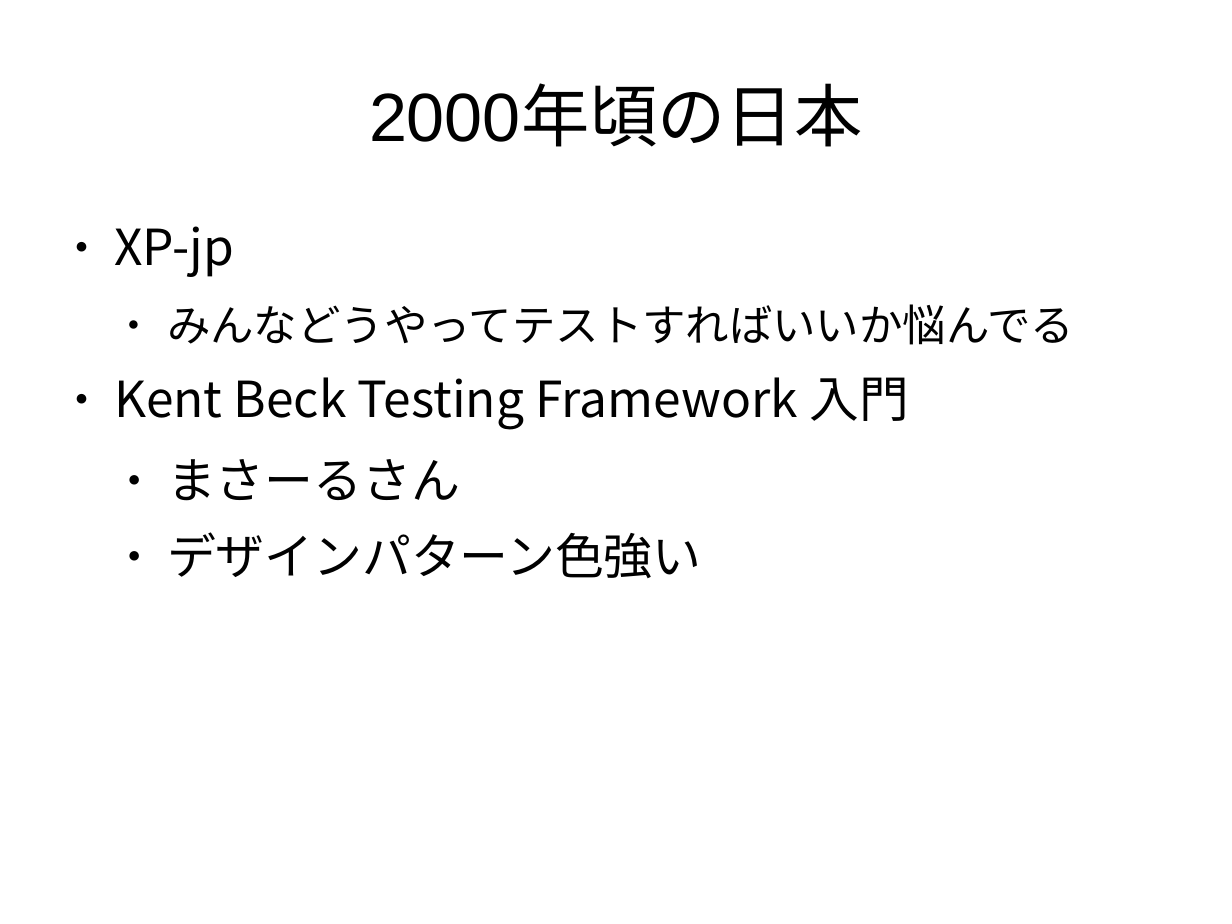
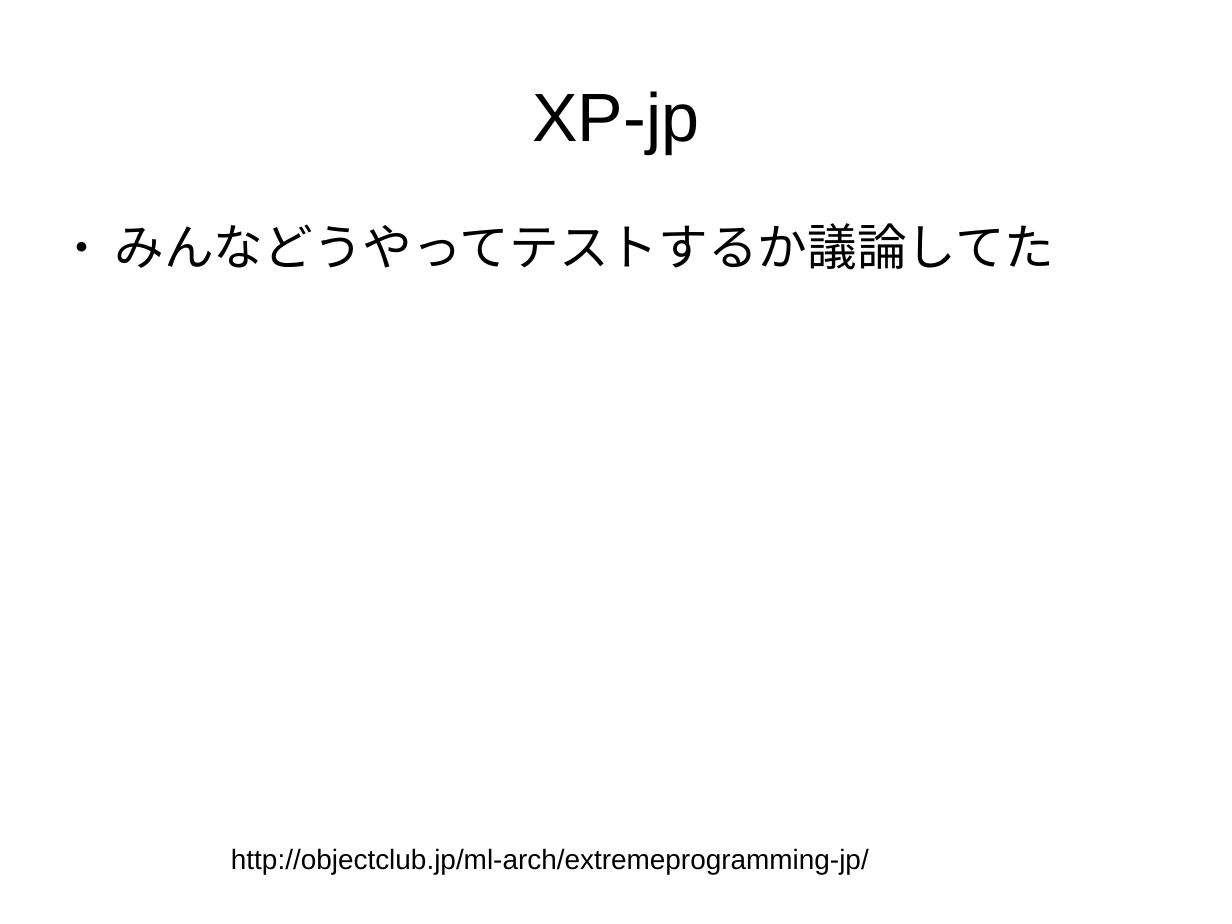
Before and after one commit to yujiorama/event, a slide deck: slide 14 of tddconf/tdd_revice.odp (slide 9 before the commit). Drawn at 1232x924 pixels with LibreOffice and Linux fonts; fonts in the diff are those of the drawing. Boxes give left, top, right and bottom in pixels: in the first picture for what was removed or moved away, otherwise in the second. Text is boxed around its words. In the diff, an @@ line names an element or a change of style, - is before the commit and + after.

Commit message:
28 pages

```diff
--- a/tddconf/tdd_revice.odp
+++ b/tddconf/tdd_revice.odp
@@ title at <box>532,91,699,153</box>: text changed @@
-2000年頃の日本
+XP-jp
@@ text at <box>114,223,1054,270</box>: text changed @@
-● XP-jp
-  ● みんなどうやってテストすればいいか悩んでる
-● Kent Beck Testing Framework 入門
-  ● まさーるさん
-  ● デザインパターン色強い
+● みんなどうやってテストするか議論してた
@@ text added at <box>231,848,869,874</box>, 18 pt, text #000000 @@
+http://objectclub.jp/ml-arch/extremeprogramming-jp/
```
Also in this commit, not shown: 2 other slides changed, 20 slides added, 3 slides removed.
